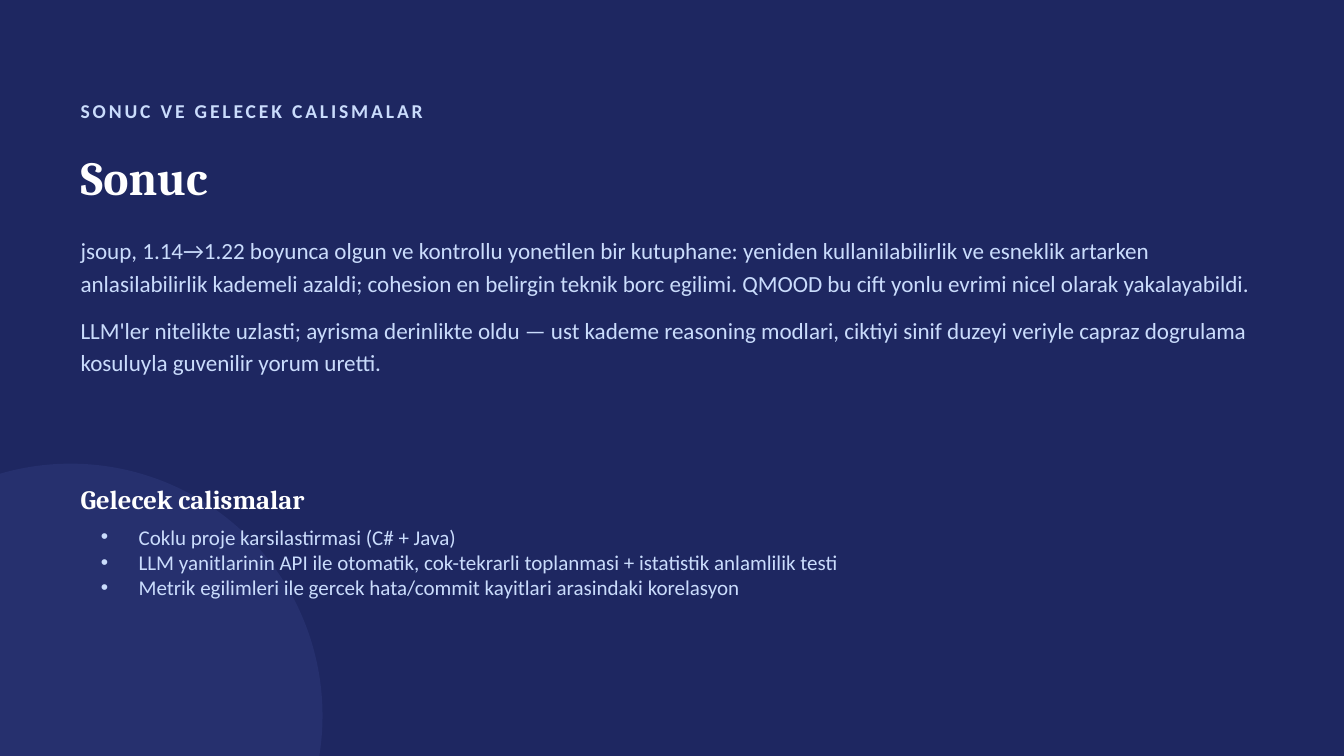
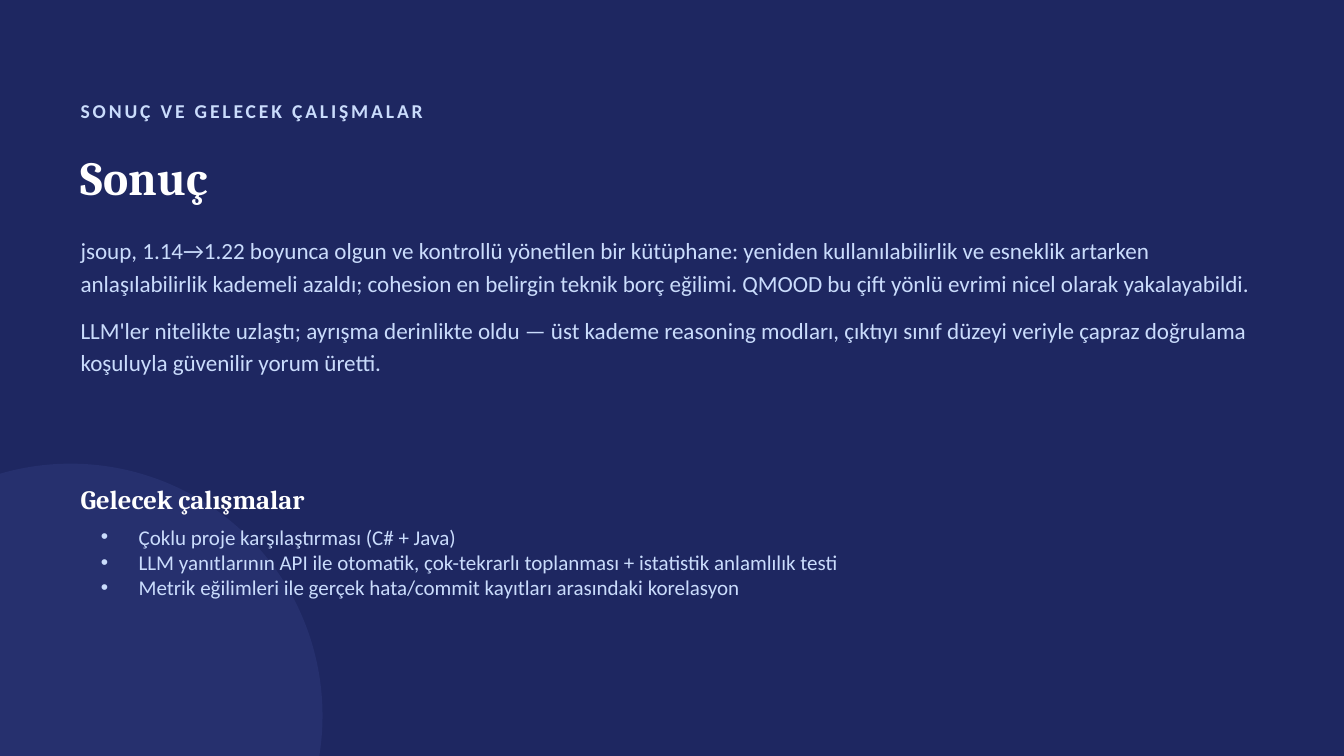
Before and after one commit to murozdemiir/qmood-jsoup-analizi, a slide deck: slide 13 of report/QMOOD_jsoup_sunum.pptx. Drawn at 1344x756 pixels with LibreOffice and Linux fonts; fonts in the diff are those of the drawing. Boxes give left, top, right and bottom in pixels: in the first picture for what was removed or moved away, otherwise in the second. Text is boxed around its words. In the diff, an @@ line names an element or a change of style, - is before the commit and + after.

```diff
--- a/report/QMOOD_jsoup_sunum.pptx
+++ b/report/QMOOD_jsoup_sunum.pptx
@@ text at (81,105,423,122): text changed @@
-SONUC VE GELECEK CALISMALAR
+SONUÇ VE GELECEK ÇALIŞMALAR
@@ text at (81,163,208,205): text changed @@
-Sonuc
+Sonuç
@@ text at (81,243,1249,375): text changed @@
-jsoup, 1.14→1.22 boyunca olgun ve kontrollu yonetilen bir kutuphane: yeniden kullanilabilirlik ve esneklik artarken anlasilabilirlik kademeli azaldi; cohesion en belirgin teknik borc egilimi. QMOOD bu cift yonlu evrimi nicel olarak yakalayabildi.
-LLM'ler nitelikte uzlasti; ayrisma derinlikte oldu — ust kademe reasoning modlari, ciktiyi sinif duzeyi veriyle capraz dogrulama kosuluyla guvenilir yorum uretti.
+jsoup, 1.14→1.22 boyunca olgun ve kontrollü yönetilen bir kütüphane: yeniden kullanılabilirlik ve esneklik artarken anlaşılabilirlik kademeli azaldı; cohesion en belirgin teknik borç eğilimi. QMOOD bu çift yönlü evrimi nicel olarak yakalayabildi.
+LLM'ler nitelikte uzlaştı; ayrışma derinlikte oldu — üst kademe reasoning modları, çıktıyı sınıf düzeyi veriyle çapraz doğrulama koşuluyla güvenilir yorum üretti.
@@ text at (81,490,304,515): text changed @@
-Gelecek calismalar
+Gelecek çalışmalar
@@ text at (139,530,837,599): text changed @@
-• Coklu proje karsilastirmasi (C# + Java)
-• LLM yanitlarinin API ile otomatik, cok-tekrarli toplanmasi + istatistik anlamlilik testi
-• Metrik egilimleri ile gercek hata/commit kayitlari arasindaki korelasyon
+• Çoklu proje karşılaştırması (C# + Java)
+• LLM yanıtlarının API ile otomatik, çok-tekrarlı toplanması + istatistik anlamlılık testi
+• Metrik eğilimleri ile gerçek hata/commit kayıtları arasındaki korelasyon
```
Also in this commit, not shown: 12 other slides changed, 3 other files.
